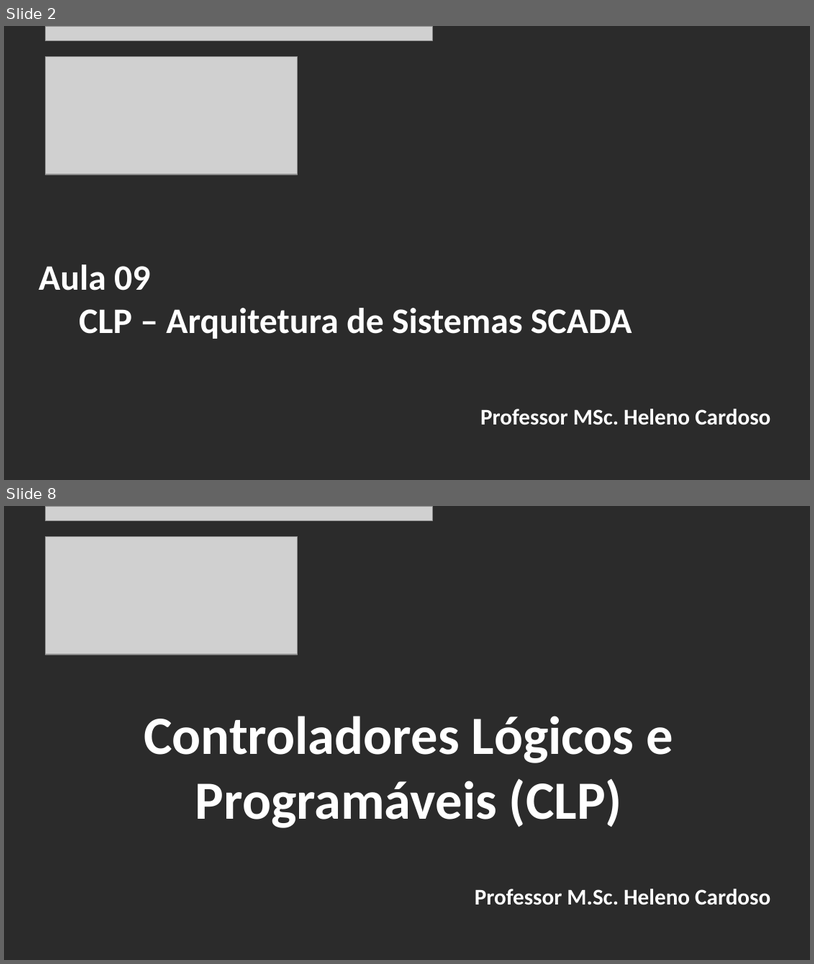
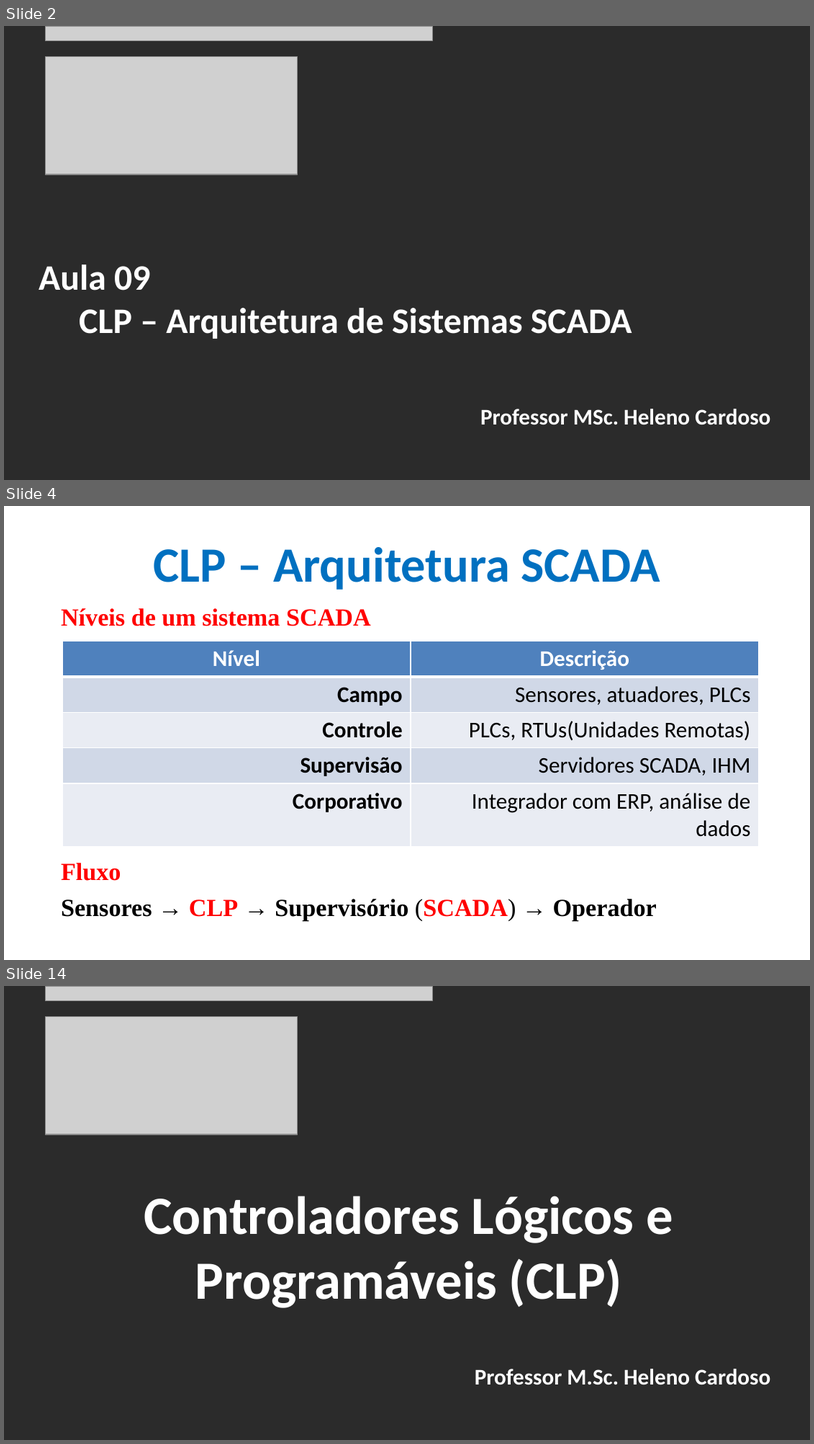
Before and after one commit to CloudEducationBrazil/WydenUniRuyControladoresLogicosProgCLP, a slide deck: 01 Classes/Aula9 - CLP - Arquitetura de Sistemas SCADA.pptx. Shown one above the other, each under a label of ours: slides 2 and 8 before the commit, slides 2, 4 and 14 after it; the slides between them are not shown. The pictures are 814x964 and 814x1444 pixels, drawn with LibreOffice and Linux fonts; fonts in the diff are those of the drawing; grey boxes stand for pictures; background and template pictures are left out; a plain dark background stands for a picture behind light text. Boxes give left, top, right and bottom in pixels: in the first picture for what was removed or moved away, otherwise in the second. Text is boxed around its words. In the diff, an @@ line names an element or a change of style, - is before the commit and + after.

Commit message:
Supervisórios CLP .... - 08Mai2025

```diff
--- a/01 Classes/Aula9 - CLP - Arquitetura de Sistemas SCADA.pptx
+++ b/01 Classes/Aula9 - CLP - Arquitetura de Sistemas SCADA.pptx
@@ slide 4 added at [4, 506, 810, 960], background picture (left out) @@
@@ title added at [154, 547, 660, 590], 44 pt, text #0070C0, bold @@
+CLP – Arquitetura SCADA
@@ text added at [61, 608, 657, 921], 22 pt, text #FF0000, bold @@
+Níveis de um sistema SCADA
+Fluxo
+Sensores → CLP → Supervisório (SCADA) → Operador
@@ table added at [62, 641, 759, 843], 5 rows, 2 columns @@
+Nível | Descrição
+Campo | Sensores, atuadores, PLCs
+Controle | PLCs, RTUs(Unidades Remotas)
+Supervisão | Servidores SCADA, IHM
+Corporativo | Integrador com ERP, análise de dados
@@ what was slide 8 is now slide 14 @@
```
Also in this commit, not shown: 5 slides changed, 5 other slides added.
